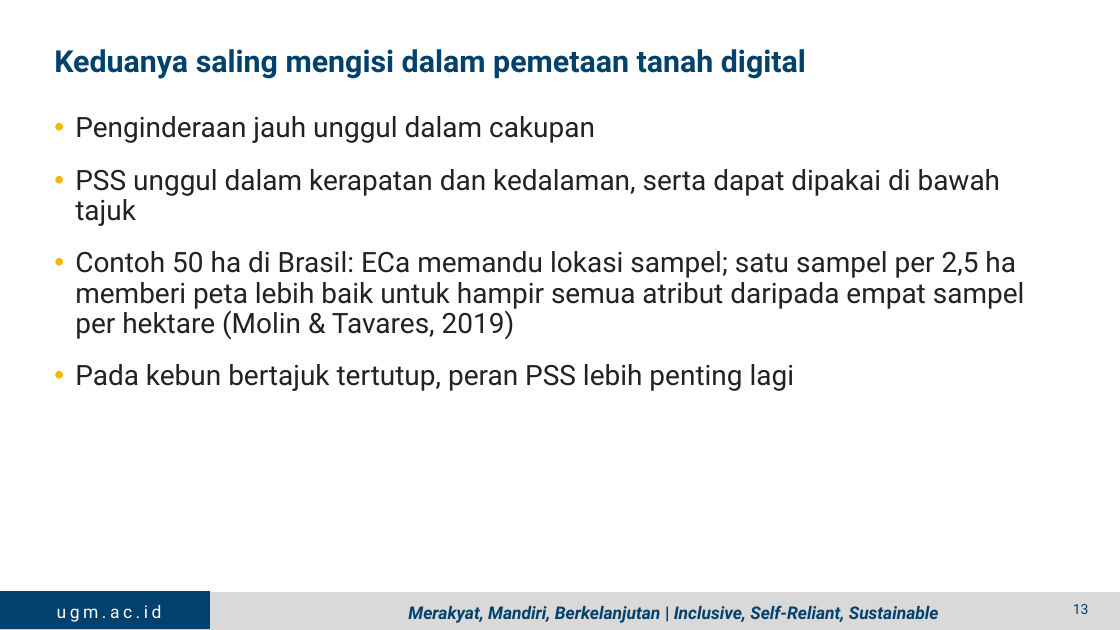
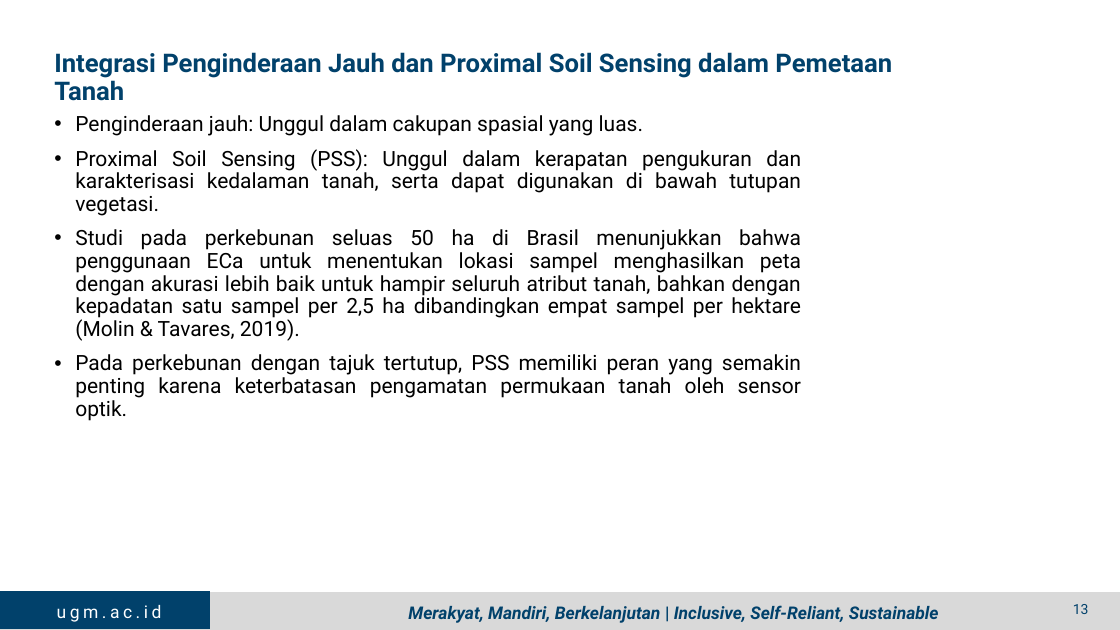
Before and after one commit to jhnhp/SMART, a slide deck: slide 11 of Output/Presentasi/PPT_4_Dr_Pandu_Proximal_Soil_Sensing.pptx (slide 13 before the commit). Drawn at 1120x630 pixels with LibreOffice and Linux fonts; fonts in the diff are those of the drawing; background and template pictures are left out. Boxes give left, top, right and bottom in pixels: in the first picture for what was removed or moved away, otherwise in the second. Text is boxed around its words. In the diff, an @@ line names an element or a change of style, - is before the commit and + after.

```diff
--- a/Output/Presentasi/PPT_4_Dr_Pandu_Proximal_Soil_Sensing.pptx
+++ b/Output/Presentasi/PPT_4_Dr_Pandu_Proximal_Soil_Sensing.pptx
@@ title at (54, 52, 892, 101): text changed; size 26 to 22 pt @@
-Keduanya saling mengisi dalam pemetaan tanah digital
+Integrasi Penginderaan Jauh dan Proximal Soil Sensing dalam Pemetaan Tanah
@@ text at (75, 115, 801, 421): text changed; size 24 to 18 pt; text colour #222222 to #000000 @@
-• Penginderaan jauh unggul dalam cakupan
-• PSS unggul dalam kerapatan dan kedalaman, serta dapat dipakai di bawah tajuk
-• Contoh 50 ha di Brasil: ECa memandu lokasi sampel; satu sampel per 2,5 ha memberi peta lebih baik untuk hampir semua atribut daripada empat sampel per hektare (Molin & Tavares, 2019)
-• Pada kebun bertajuk tertutup, peran PSS lebih penting lagi
+• Penginderaan jauh: Unggul dalam cakupan spasial yang luas.
+• Proximal Soil Sensing (PSS): Unggul dalam kerapatan pengukuran dan karakterisasi kedalaman tanah, serta dapat digunakan di bawah tutupan vegetasi.
+• Studi pada perkebunan seluas 50 ha di Brasil menunjukkan bahwa penggunaan ECa untuk menentukan lokasi sampel menghasilkan peta dengan akurasi lebih baik untuk hampir seluruh atribut tanah, bahkan dengan kepadatan satu sampel per 2,5 ha dibandingkan empat sampel per hektare (Molin & Tavares, 2019).
+• Pada perkebunan dengan tajuk tertutup, PSS memiliki peran yang semakin penting karena keterbatasan pengamatan permukaan tanah oleh sensor optik.
```
Also in this commit, not shown: 14 other slides changed, 6 slides removed, 12 other files.
